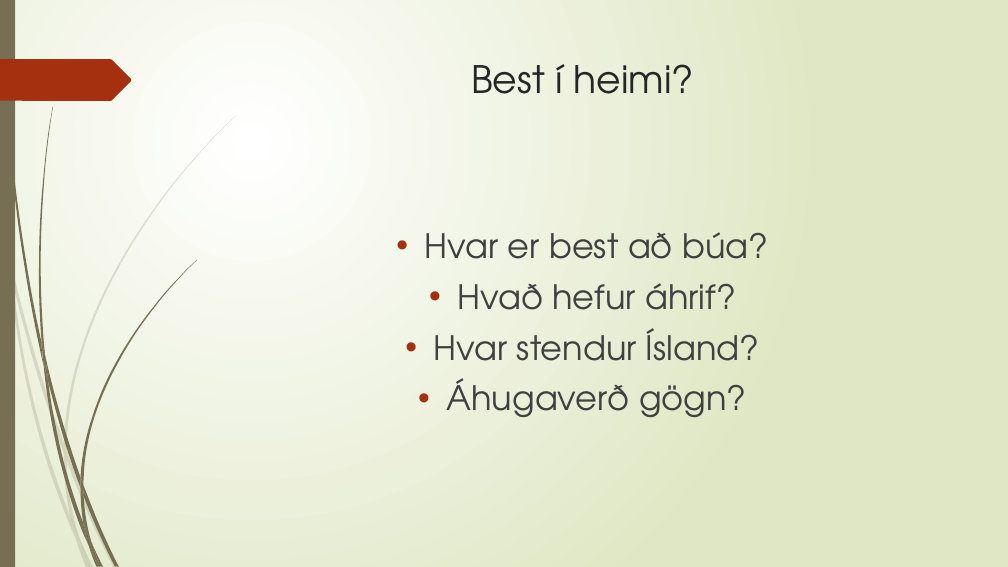
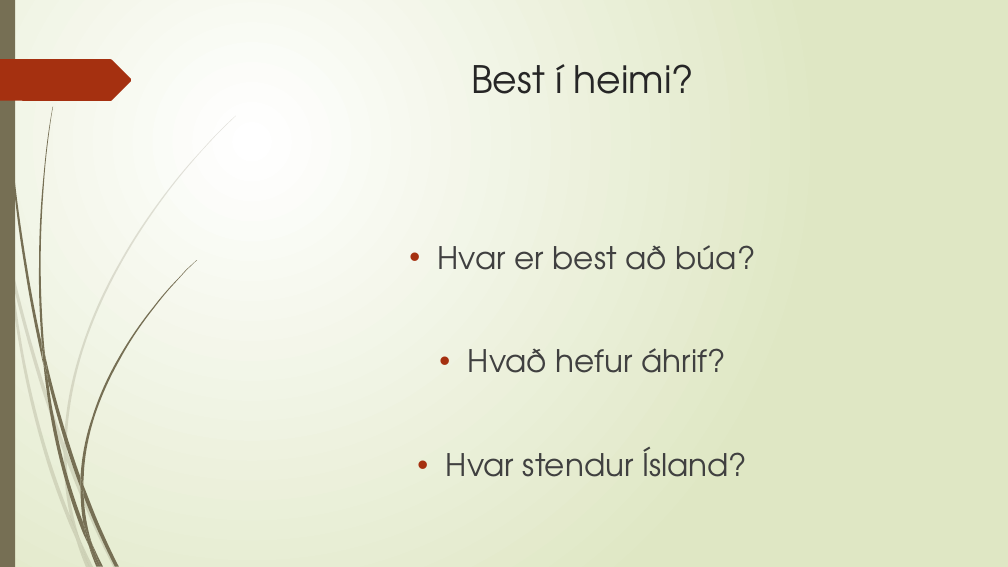
Before and after one commit to thortom/T-316-GAVI, a slide deck: slide 9 of Verkefni3/kynning/Kynning.pptx (slide 11 before the commit). Drawn at 1008x567 pixels with LibreOffice and Linux fonts; fonts in the diff are those of the drawing. Boxes give left, top, right and bottom in pixels: in the first picture for what was removed or moved away, otherwise in the second. Text is boxed around its words. In the diff, an @@ line names an element or a change of style, - is before the commit and + after.

```diff
--- a/Verkefni3/kynning/Kynning.pptx
+++ b/Verkefni3/kynning/Kynning.pptx
@@ text "Hvar er best að búa?" at box(438, 245, 756, 477): size 32 to 29.6 pt; line spacing 1 to 2.5 @@
@@ text at box(447, 378, 747, 417): paragraph removed @@
-• Áhugaverð gögn?
```
Also in this commit, not shown: 2 other slides changed, 2 slides added, 4 slides removed.
